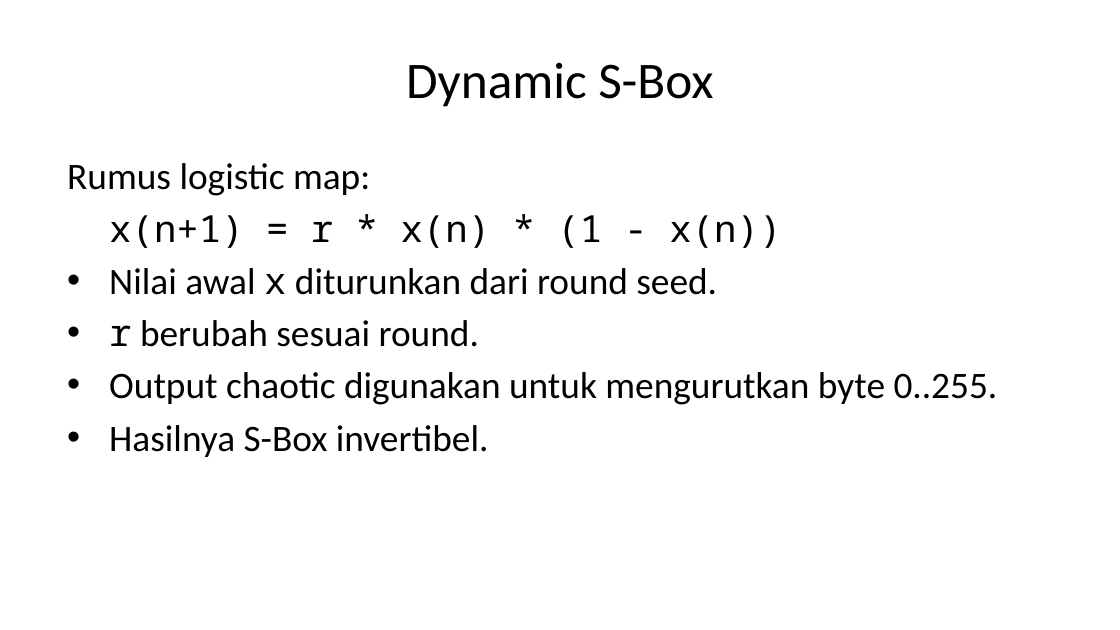
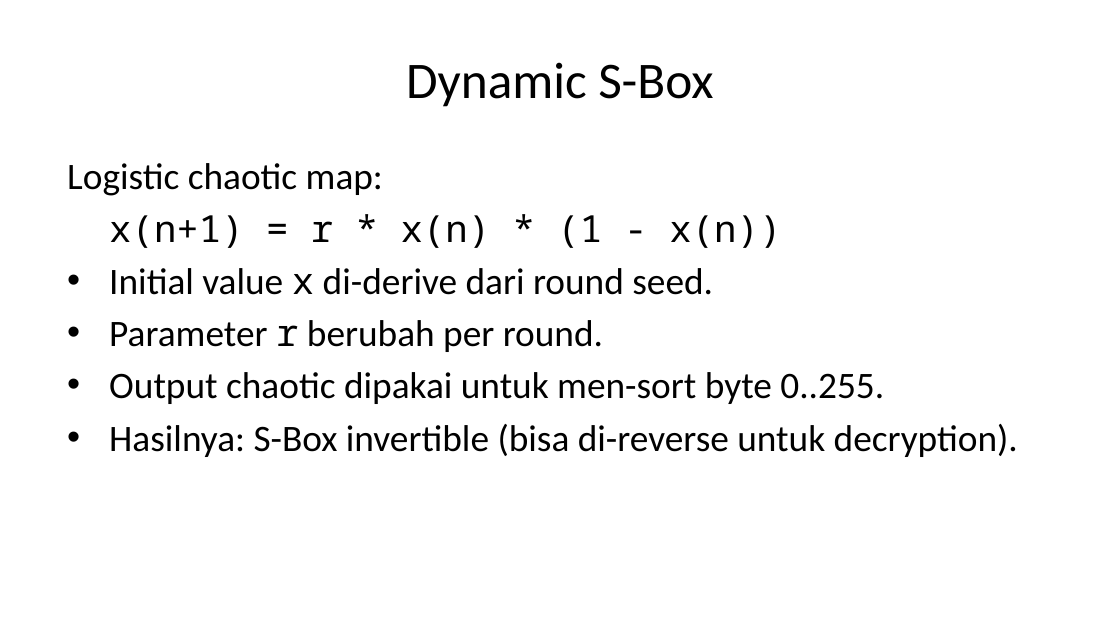
Before and after one commit to riskihajar/knight-chaos-cipher, a slide deck: slide 6 of slides/slides-knight-chaos-cipher.pptx. Drawn at 1120x630 pixels with LibreOffice and Linux fonts; fonts in the diff are those of the drawing. Boxes give left, top, right and bottom in pixels: in the first picture for what was removed or moved away, otherwise in the second. Text is boxed around its words. In the diff, an @@ line names an element or a change of style, - is before the commit and + after.

```diff
--- a/slides/slides-knight-chaos-cipher.pptx
+++ b/slides/slides-knight-chaos-cipher.pptx
@@ text at box(67, 163, 383, 196): text changed @@
-Rumus logistic map:
+Logistic chaotic map:
@@ text at box(109, 268, 1018, 457): text changed @@
-• Nilai awal x diturunkan dari round seed.
-• r berubah sesuai round.
-• Output chaotic digunakan untuk mengurutkan byte 0..255.
-• Hasilnya S-Box invertibel.
+• Initial value x di-derive dari round seed.
+• Parameter r berubah per round.
+• Output chaotic dipakai untuk men-sort byte 0..255.
+• Hasilnya: S-Box invertible (bisa di-reverse untuk decryption).
```
Also in this commit, not shown: 8 other slides changed, 6 slides added, 4 slides removed, 3 other files.
